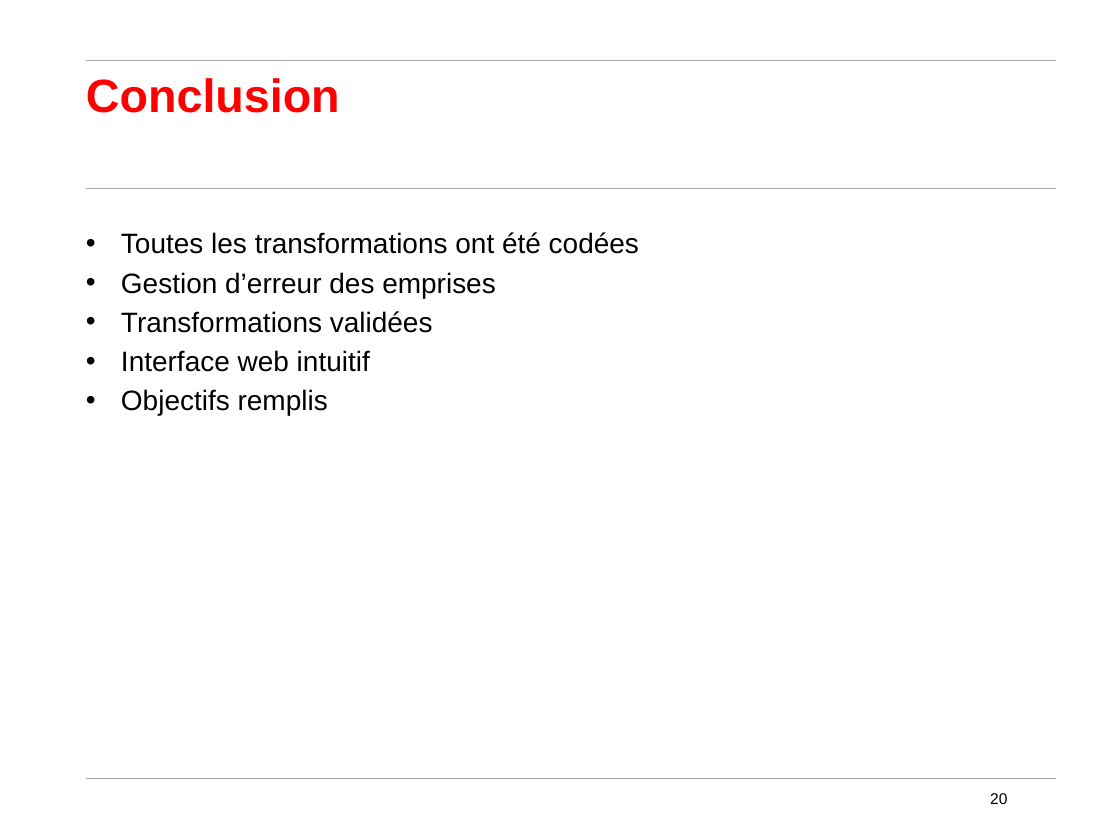
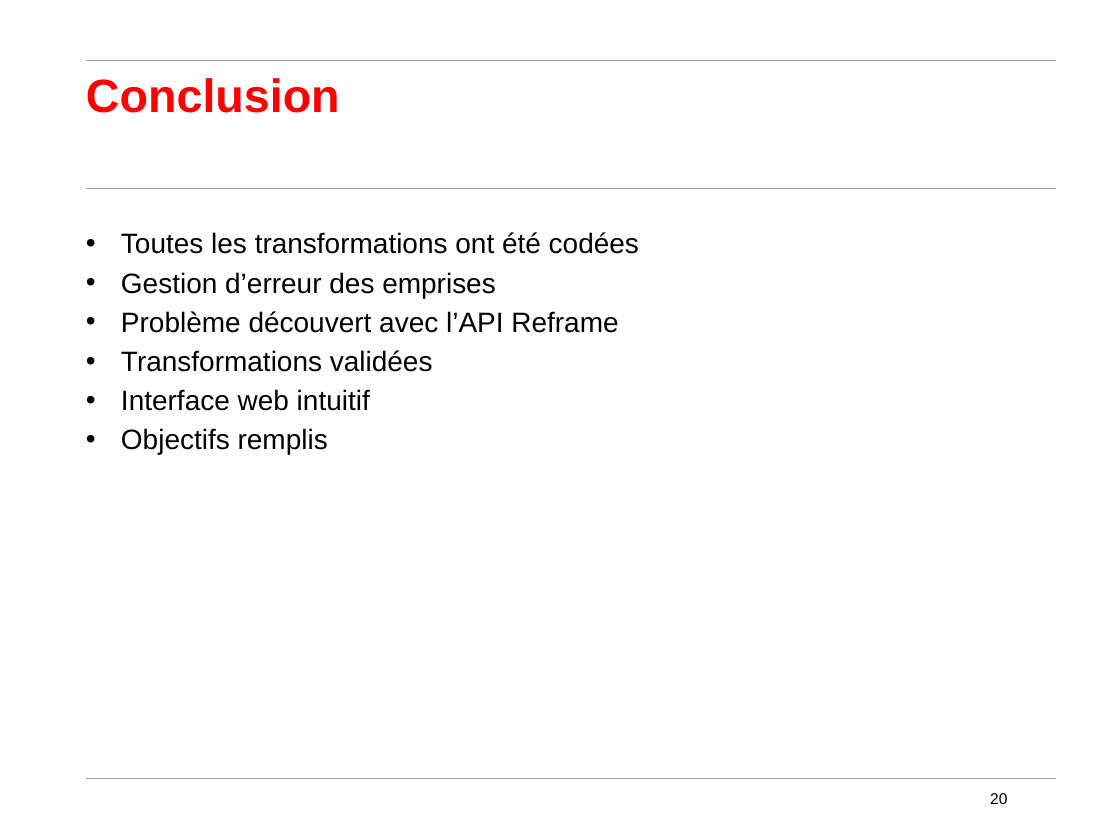
Before and after one commit to Pepiito/ProjetDev, a slide deck: slide 20 of docs/Presentation_DellaCasa_Bobillier.pptx. Drawn at 1120x840 pixels with LibreOffice and Linux fonts; fonts in the diff are those of the drawing; background and template pictures are left out. Boxes give left, top, right and bottom in pixels: in the first picture for what was removed or moved away, otherwise in the second. Text is boxed around its words. In the diff, an @@ line names an element or a change of style, - is before the commit and + after.

```diff
--- a/docs/Presentation_DellaCasa_Bobillier.pptx
+++ b/docs/Presentation_DellaCasa_Bobillier.pptx
@@ text at <box>121,311,618,333</box>: paragraph added @@
+• Problème découvert avec l’API Reframe
```
Also in this commit, not shown: 2 other files.
